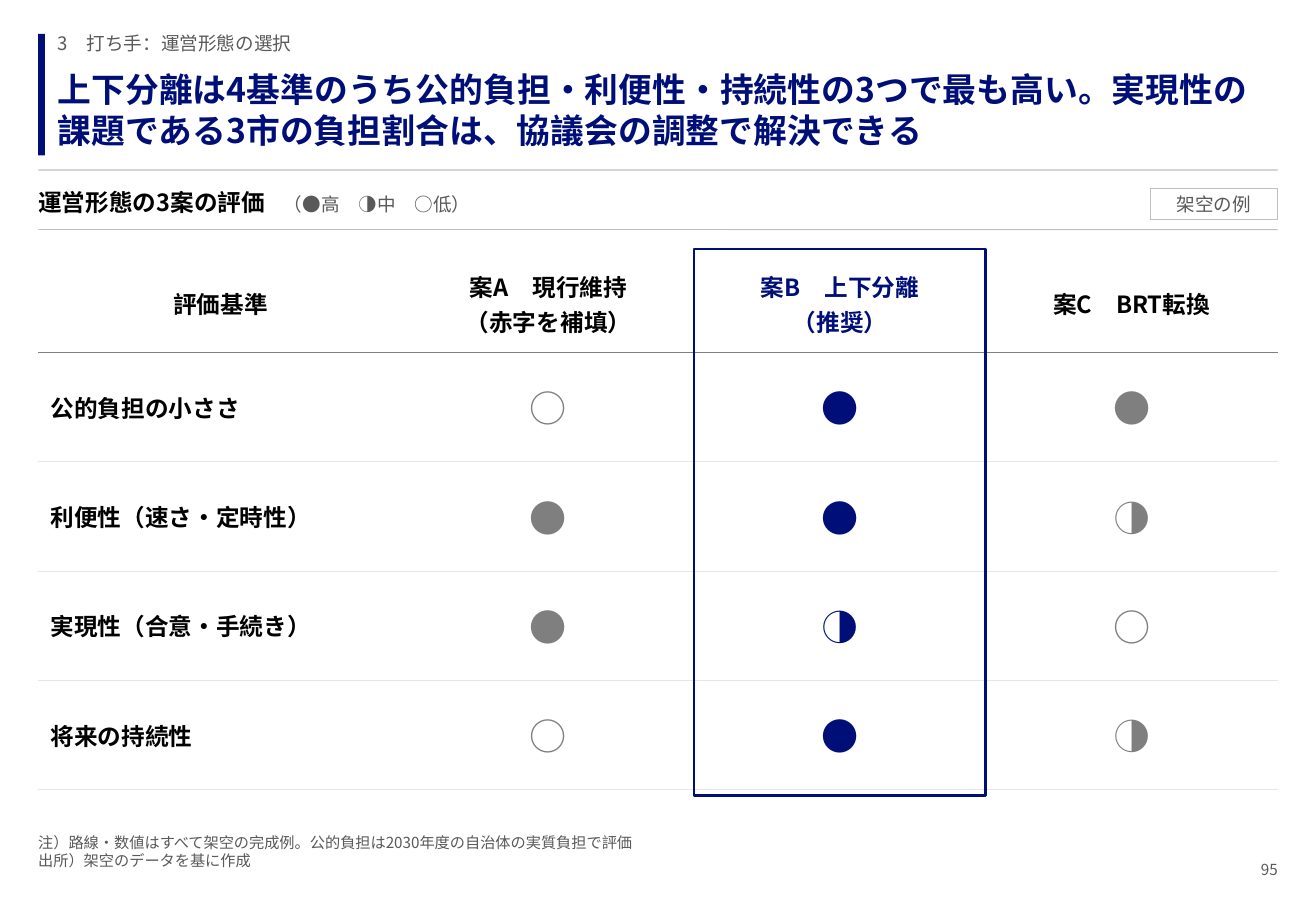
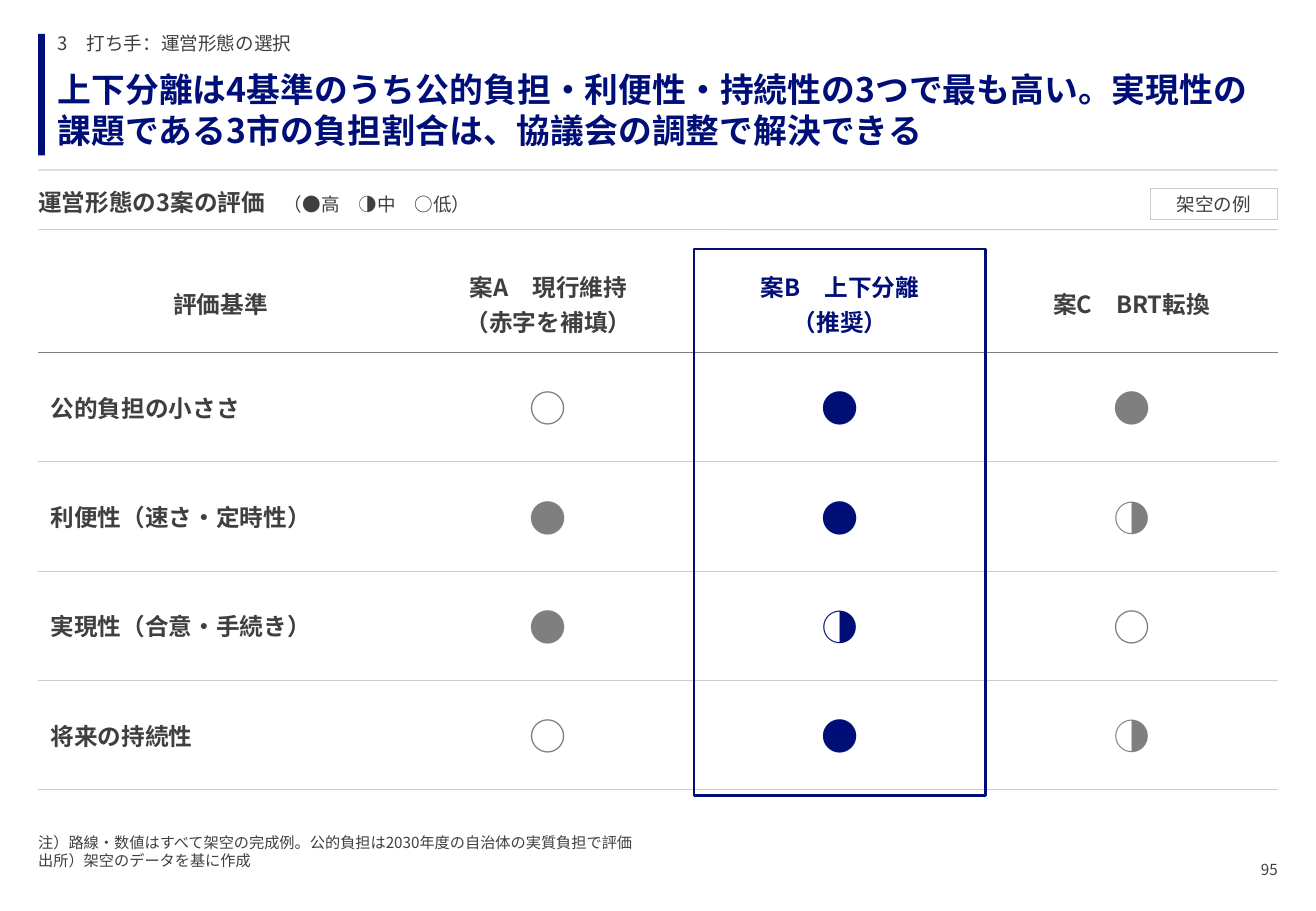
Before and after one commit to GontaHH/slide_builder, a slide deck: slide 97 of patterns/pattern-deck.pptx. Drawn at 1316x911 pixels with LibreOffice and Linux fonts; fonts in the diff are those of the drawing. Boxes give left, top, right and bottom in pixels: in the first picture for what was removed or moved away, otherwise in the second. Text is boxed around its words. In the diff, an @@ line names an element or a change of style, - is before the commit and + after.

```diff
--- a/patterns/pattern-deck.pptx
+++ b/patterns/pattern-deck.pptx
@@ text "運営形態の3案の評価 （●高 ◑中 ○低）" at [38, 191, 470, 213]: text colour #000000 to #3F3F3F in "運営形態の3案の評価"; text colour #595959 to #3F3F3F in "（●高 ◑中 ○低）" @@
@@ rectangle "架空の例" at [1151, 188, 1278, 220]: text colour #595959 to #3F3F3F; outline #BFBFBF 0.75 pt to #CCCCCC 0.75 pt @@
@@ table at [39, 255, 1278, 751] @@
@@ text colour #000000 to #3F3F3F in "評価基準", "案A 現行維持", "（赤字を補填）", "案C BRT転換" and 4 more places @@
@@ borders changed @@
@@ text colour #595959 to #3F3F3F in 3 elements at [58, 34, 292, 52], [38, 835, 632, 867], [1261, 863, 1278, 875] @@
```
Also in this commit, not shown: 104 other slides changed, 12 other files.
